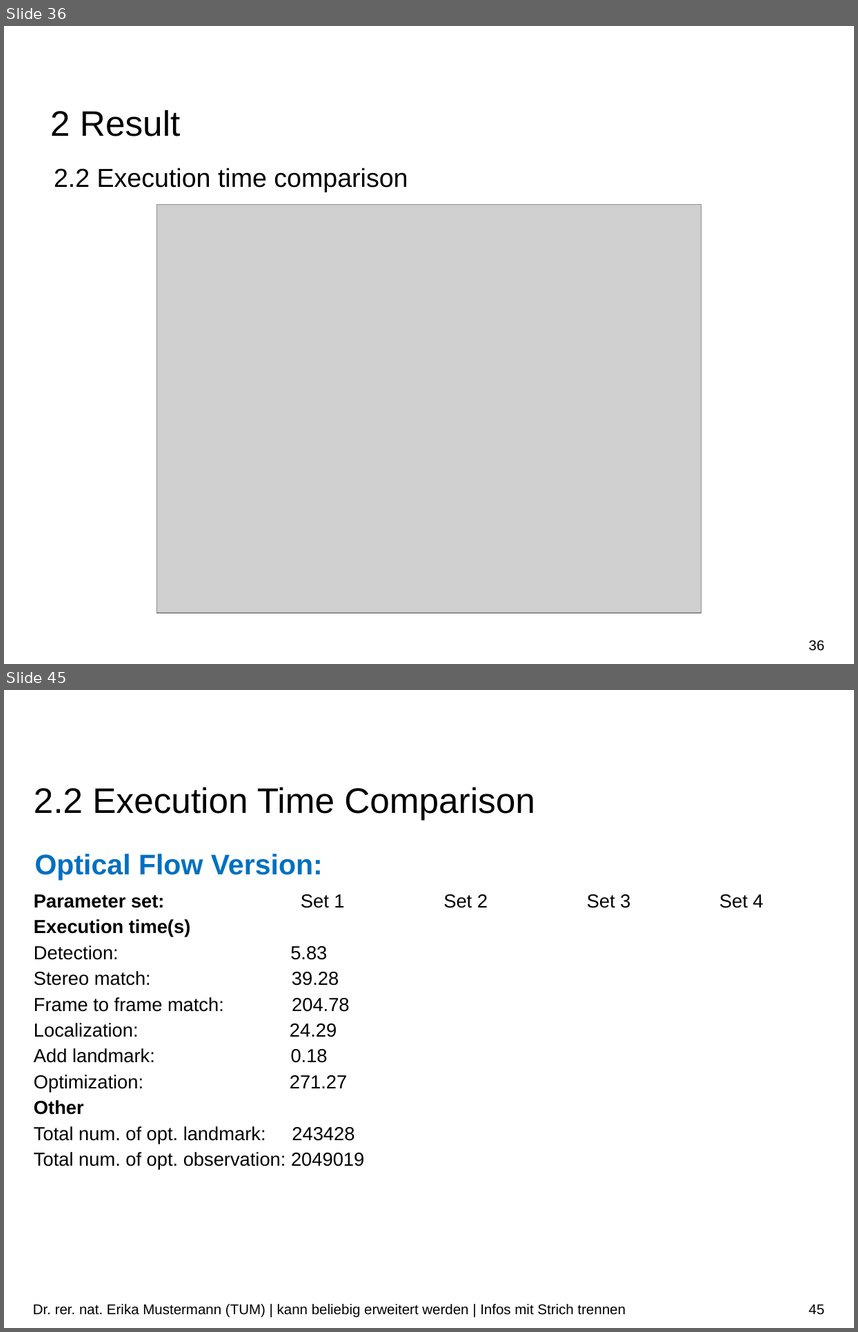
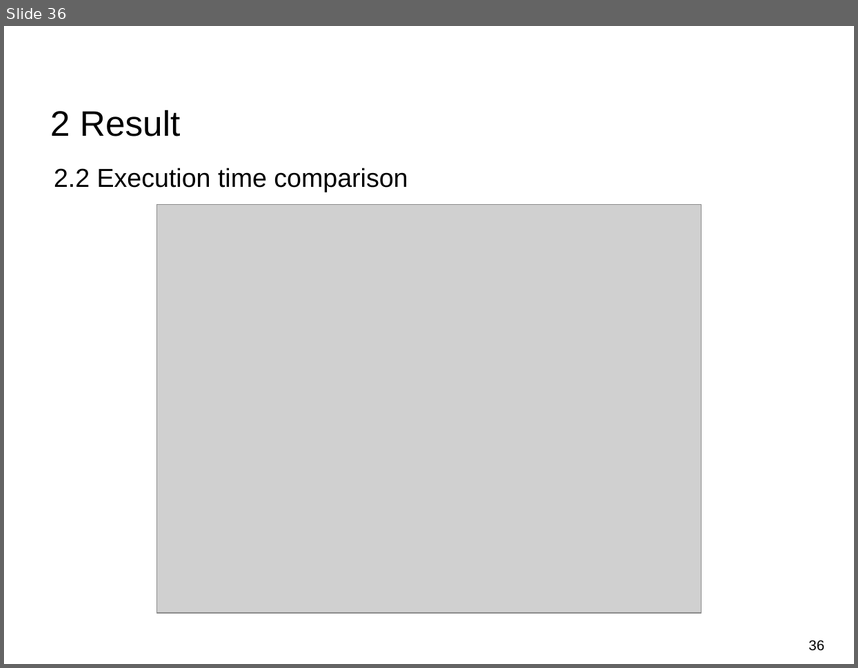
Before and after one commit to Tom-Huang/visual_navigation, a slide deck: Indirect Visual Odometry with Optical Flow.odp. Shown one above the other, each under a label of ours: slides 36 and 45 before the commit, slide 36 after it; the slides between them are not shown. The pictures are 858x1332 and 858x668 pixels, drawn with LibreOffice and Linux fonts; fonts in the diff are those of the drawing; grey boxes stand for pictures; background and template pictures are left out. Boxes give left, top, right and bottom in pixels: in the first picture for what was removed or moved away, otherwise in the second. Text is boxed around its words. In the diff, an @@ line names an element or a change of style, - is before the commit and + after.

```diff
--- a/Indirect Visual Odometry with Optical Flow.odp
+++ b/Indirect Visual Odometry with Optical Flow.odp
@@ slide 45 removed at [4, 690, 854, 1328], background #FFFFFF @@
@@ title removed at [34, 787, 535, 820] @@
-2.2 Execution Time Comparison
@@ text removed at [35, 854, 323, 880] @@
-Optical Flow Version:
@@ text removed at [34, 894, 364, 1170] @@
-Parameter set: Set 1 Set 2 Set 3 Set 4
-Execution time(s)
-Detection: 5.83
-Stereo match: 39.28
-Frame to frame match: 204.78
-Localization: 24.29
-Add landmark: 0.18
-Optimization: 271.27
-Other
-Total num. of opt. landmark: 243428
-Total num. of opt. observation: 2049019
@@ text removed at [33, 1303, 625, 1317] @@
-Dr. rer. nat. Erika Mustermann (TUM) | kann beliebig erweitert werden | Infos mit Strich trennen
@@ page number removed at [809, 1304, 824, 1314] @@
-45
```
Also in this commit, not shown: 3 slides changed, 5 slides added, 7 other slides removed.
